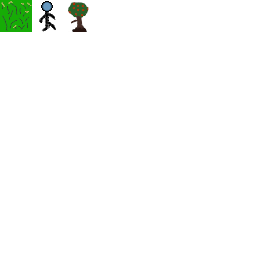
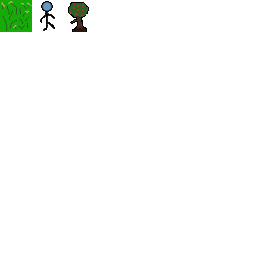
Comparing the layer stacks of the two 256 x 256 images. Changes:
painted on "Background" over left=39, top=2, right=89, bottom=32
